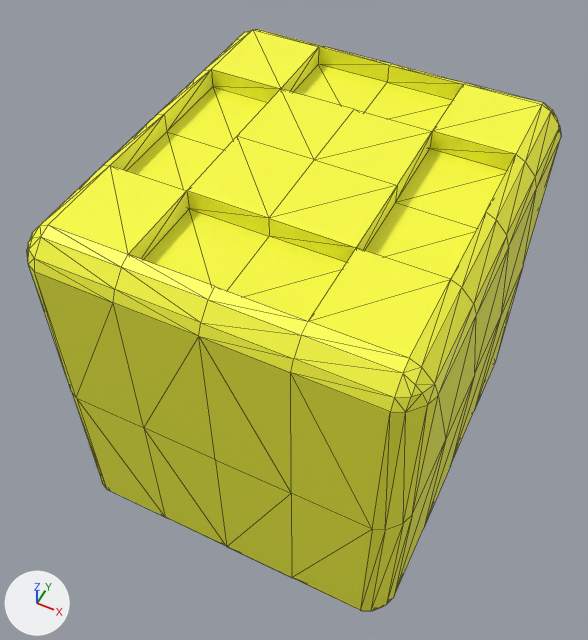
A saved change to the glTF model MePlus/assets/models/blockStage.gltf.
One viewpoint serves both versions: a 50 mm lens placed at (1.22, -2.63, 3.17), pointed at (-0.07, -0.06, -0.04). Lighting does not change. The marker at lower left points along +X, +Y and +Z. Mesh edges are drawn as thin lines. Where no turn or scale is listed for an object, it has been applied to the vertices. Vertices at the same position are counted once.
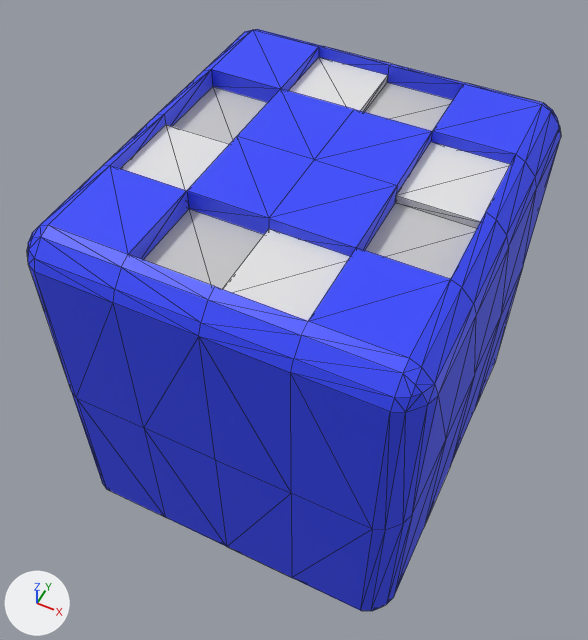
Where the change shows, as pixel boxes (x1, y1, x2, y2) in the pictures (588 x 640 px):
```json
{"object": "Cube", "change": "recoloured, reshaped", "before": [27, 29, 561, 611], "after": [27, 29, 561, 611], "on screen": "yellow to blue"}
{"part": 1, "of": "me_cube", "change": "built on", "before": [127, 64, 507, 321], "after": [120, 57, 510, 321]}
{"part": 2, "of": "me_cube", "change": "recoloured", "before": [144, 82, 477, 289], "after": [144, 82, 477, 289], "on screen": "yellow to grey"}
```

Edits to the scene script, one JSON object a line:
```json
{"op": "set", "path": "mat_material.base_color", "old": "(0.978, 1.0, 0.0454)", "new": "(0.0346, 0.0635, 1.0)", "note": "yellow #fdff3c -> blue #3447ff"}
{"op": "add", "block": "mat_material_003", "code": ["mat_material_003 = principled_material('Material.003')", "mat_material_003.base_color = (0.6, 0.6, 0.6)  # light grey #cbcbcb"]}
{"op": "add", "block": "mat_material_002", "code": ["mat_material_002 = principled_material('Material.002')", "mat_material_002.base_color = (0.8, 0.8, 0.8)  # white #e7e7e7"]}
{"block": "me_cube", "where": "# used by ob_cube; location = (0.0, 0.0, -0.022)"}
{"op": "remove", "block": "me_cube", "code": "me_cube.from_pydata(...)  # 258 vertices, 520 faces; spans x -0.9..0.9, y -1.0..1.0, z -1.0..1.0"}
{"op": "add", "block": "me_cube", "code": "me_cube.from_pydata(...)  # 274 vertices, 552 faces; spans x -0.9..0.9, y -1.0..1.0, z -1.0..1.0"}
{"block": "me_cube", "change": "me_cube part 1"}
{"block": "me_cube", "change": "8 faces are deleted"}
{"block": "me_cube", "change": "16 new vertices lie (0.0, 0.0, 0.04) away from vertices in x -0.77..0.77, y -0.86..0.86, z 0.9"}
{"block": "me_cube", "change": "24 new faces join them, mat_material (blue #3447ff)"}
{"block": "me_cube", "change": "8 new faces join them, mat_material_002 (white #e7e7e7)"}
{"block": "me_cube", "change": "8 new faces join them, mat_material_003 (light grey #cbcbcb)"}
{"block": "me_cube", "change": "me_cube part 2: 8 faces spanning x -0.77..0.77, y -0.86..0.86, z 0.9 switch from mat_material (yellow #fdff3c) to mat_material_003 (light grey #cbcbcb)"}
{"op": "add", "block": "me_cube", "code": "me_cube.materials.append(mat_material_002)  # white #e7e7e7"}
```
